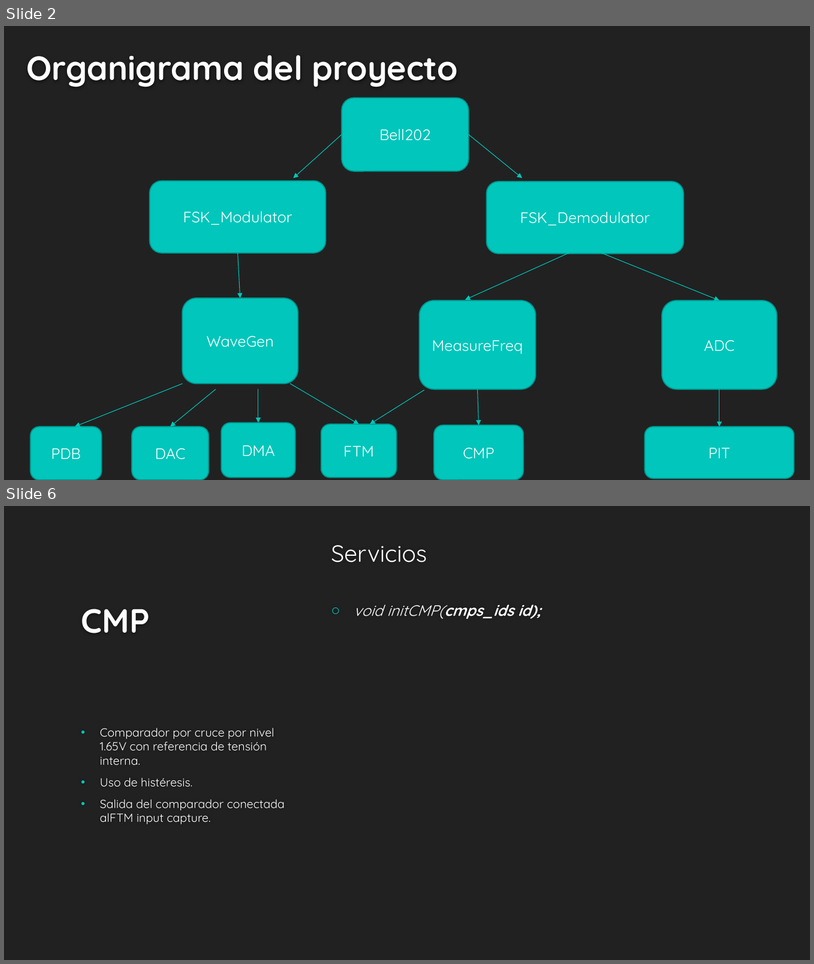
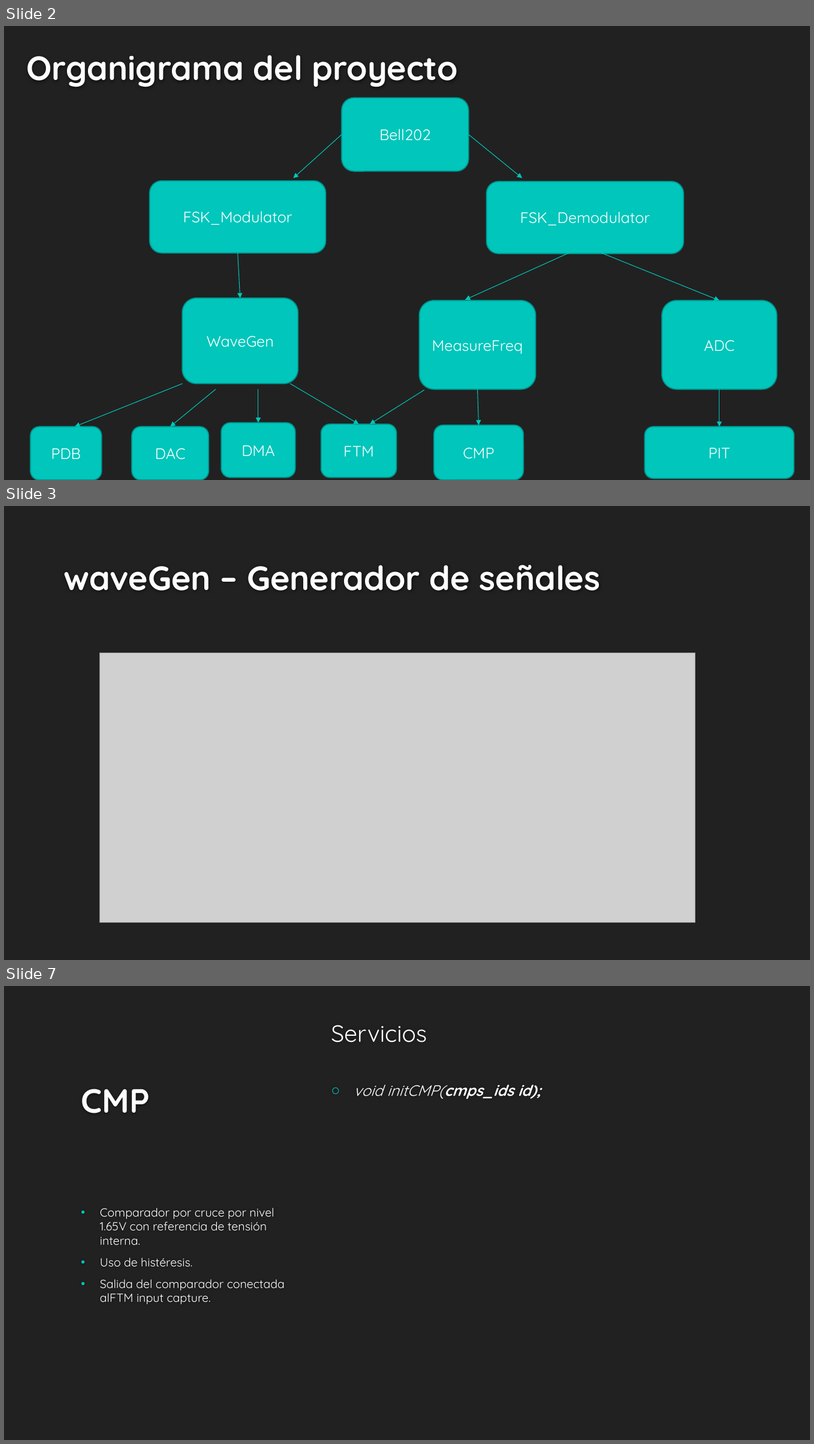
Before and after one commit to alexandrufedco92/TP3-LABmicros, a slide deck: TP N°3-PPT.pptx. Shown one above the other, each under a label of ours: slides 2 and 6 before the commit, slides 2, 3 and 7 after it; the slides between them are not shown. The pictures are 814x964 and 814x1444 pixels, drawn with LibreOffice and Linux fonts; fonts in the diff are those of the drawing; grey boxes stand for pictures; background and template pictures are left out. Boxes give left, top, right and bottom in pixels: in the first picture for what was removed or moved away, otherwise in the second. Text is boxed around its words. In the diff, an @@ line names an element or a change of style, - is before the commit and + after.

```diff
--- a/TP N°3-PPT.pptx
+++ b/TP N°3-PPT.pptx
@@ slide 3 added at <box>4,506,810,960</box>, background #212121 @@
@@ title added at <box>63,565,601,591</box>, 40 pt, text #FEFEFE, bold @@
+waveGen – Generador de señales
@@ picture added at <box>99,653,695,922</box> @@
@@ what was slide 6 is now slide 7 @@
```
Also in this commit, not shown: 3 slides changed, 3 other slides added, 2 slides removed, 1 other file.
